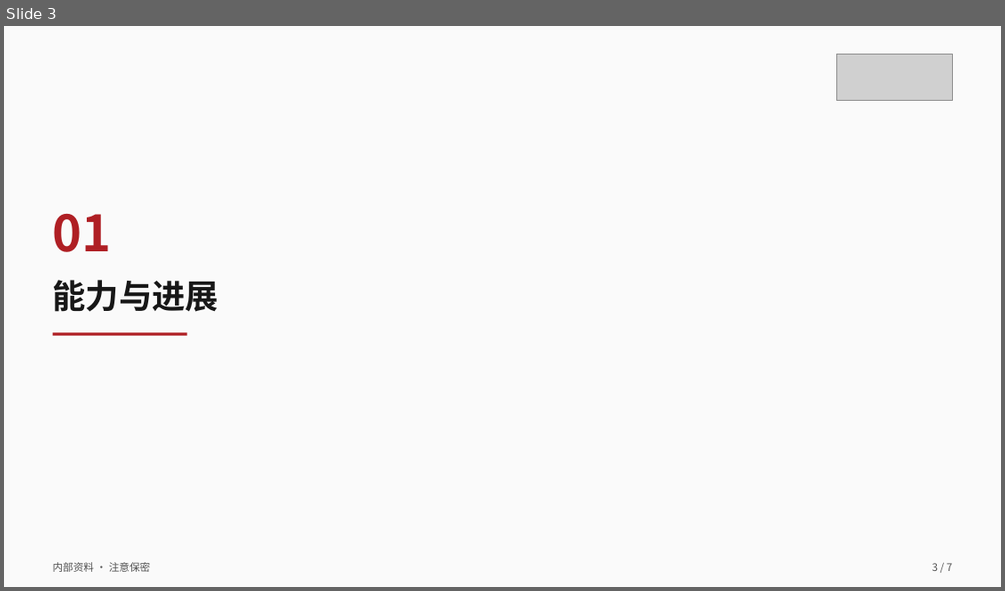
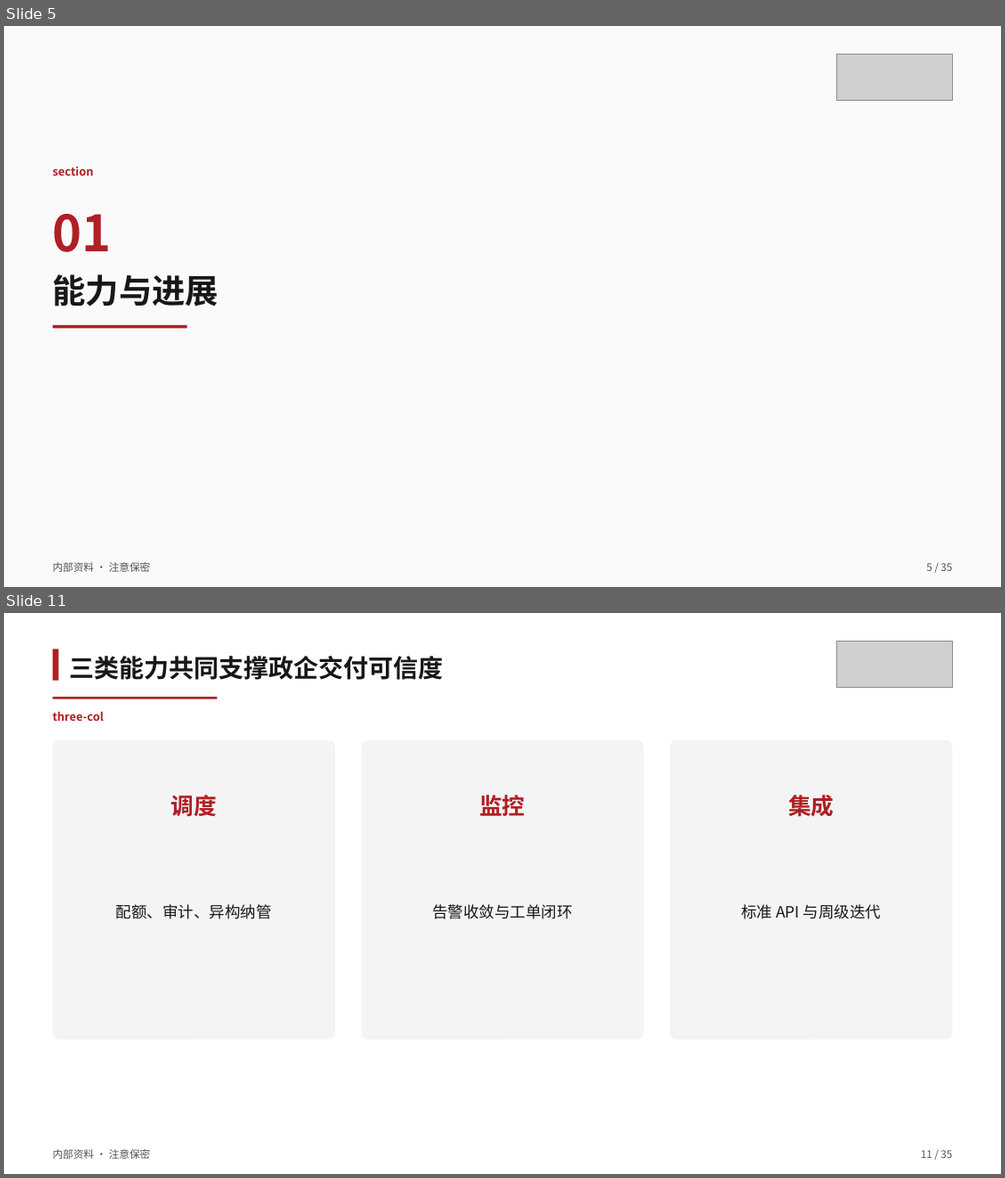
Before and after one commit to tao66175545-boop/sugon-cloud-skillui, a slide deck: skills/sugon-ppt-template/examples/sample-deck.pptx. Shown one above the other, each under a label of ours: slide 3 before the commit, slides 5 and 11 after it; the slides between them are not shown. The pictures are 1005x591 and 1005x1178 pixels, drawn with LibreOffice and Linux fonts; fonts in the diff are those of the drawing; grey boxes stand for pictures. Boxes give left, top, right and bottom in pixels: in the first picture for what was removed or moved away, otherwise in the second. Text is boxed around its words. In the diff, an @@ line names an element or a change of style, - is before the commit and + after.

```diff
--- a/skills/sugon-ppt-template/examples/sample-deck.pptx
+++ b/skills/sugon-ppt-template/examples/sample-deck.pptx
@@ slide 11 added at [4, 613, 1001, 1174], background #FFFFFF @@
@@ rectangle added at [53, 649, 58, 681], fill #AF1F24 @@
@@ text added at [69, 656, 443, 680], 24 pt, text #171717, bold @@
+三类能力共同支撑政企交付可信度
@@ picture added at [836, 641, 952, 688] @@
@@ rectangle added at [53, 697, 217, 699], fill #AF1F24 @@
@@ text added at [53, 711, 104, 721], 11 pt, text #AF1F24, bold @@
+three-col
@@ rounded rectangle added at [53, 740, 335, 1039], fill #F4F4F5 @@
@@ rounded rectangle added at [362, 740, 644, 1039], fill #F4F4F5 @@
@@ rounded rectangle added at [671, 740, 953, 1039], fill #F4F4F5 @@
@@ text added at [171, 795, 217, 816], 22 pt, text #AF1F24, bold @@
+调度
@@ text added at [479, 795, 525, 816], 22 pt, text #AF1F24, bold @@
+监控
@@ text added at [788, 795, 833, 817], 22 pt, text #AF1F24, bold @@
+集成
@@ text added at [116, 904, 272, 919], 15 pt, text #171717 @@
+配额、审计、异构纳管
@@ text added at [432, 904, 572, 919], 15 pt, text #171717 @@
+告警收敛与工单闭环
@@ text added at [741, 904, 881, 919], 15 pt, text #171717 @@
+标准 API 与周级迭代
@@ text added at [53, 1149, 151, 1159], 10 pt, text #525252 @@
+内部资料 · 注意保密
@@ text added at [921, 1150, 952, 1158], 10 pt, text #525252 @@
+11 / 35
@@ what was slide 3 is now slide 5 @@
@@ slide 5 changed as well @@
@@ text added at [53, 166, 94, 176], 11 pt, text #AF1F24, bold @@
+section
@@ text "能力与进展": place and size @@
-text "能力与进展" at [53, 280, 219, 312]
+text "能力与进展" at [53, 274, 219, 306]
@@ rectangle: place and size @@
-rectangle at [53, 332, 187, 336]
+rectangle at [53, 325, 187, 328]
@@ text at [926, 563, 952, 571]: text changed @@
-3 / 7
+5 / 35
```
Also in this commit, not shown: 6 other slides changed, 27 other slides added, 12 other files.
